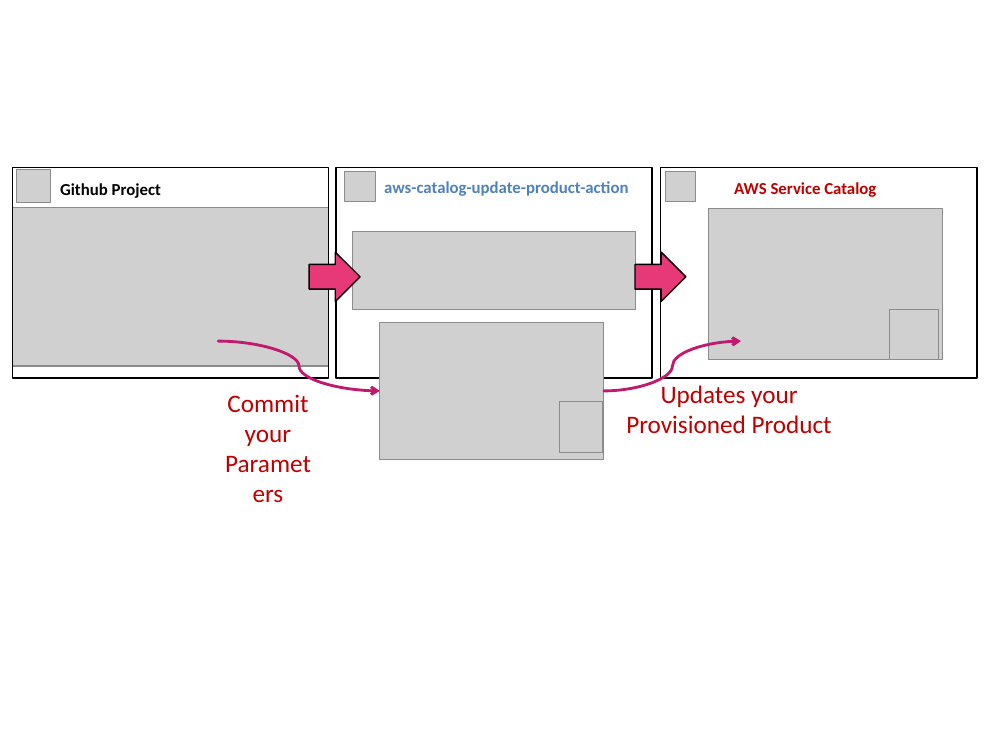
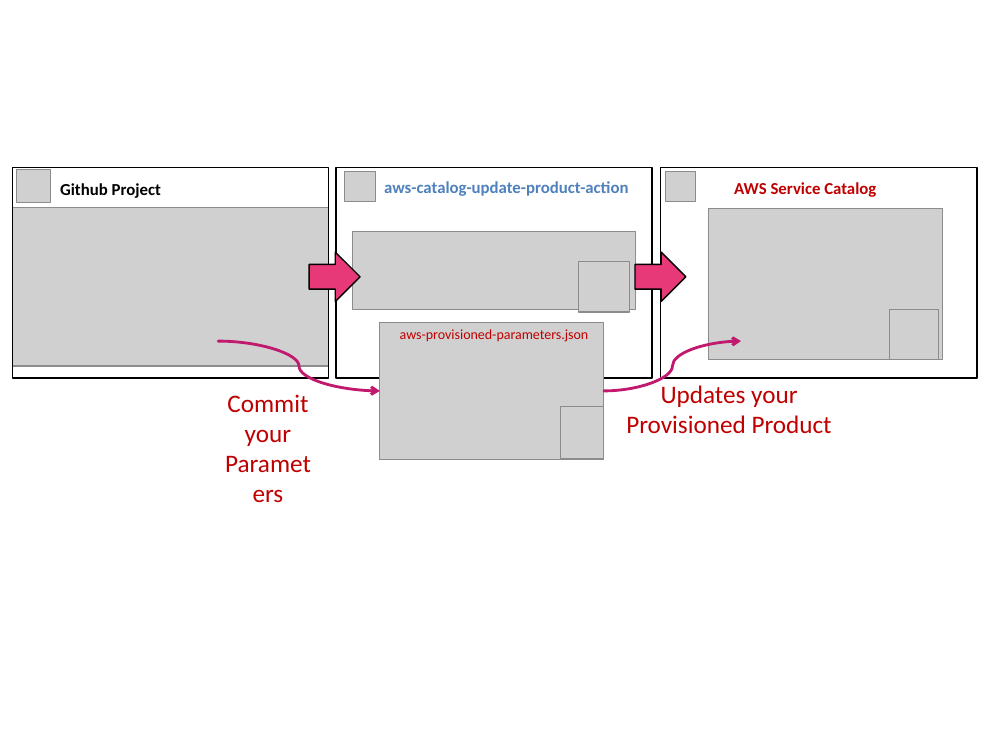
Before and after one commit to m-jonn/aws-catalog-update-product-action, a slide deck: slide 1 of docs/use-case.pptx. Drawn at 1008x756 pixels with LibreOffice and Linux fonts; fonts in the diff are those of the drawing; grey boxes stand for pictures. Boxes give left, top, right and bottom in pixels: in the first picture for what was removed or moved away, otherwise in the second. Text is boxed around its words. In the diff, an @@ line names an element or a change of style, - is before the commit and + after.

```diff
--- a/docs/use-case.pptx
+++ b/docs/use-case.pptx
@@ picture added at <box>579,262,629,312</box> @@
@@ text added at <box>400,329,589,342</box>, 10 pt, text #C00000 @@
+aws-provisioned-parameters.json
@@ picture: place and size @@
-picture at <box>559,401,603,453</box>
+picture at <box>560,407,604,459</box>
```
Also in this commit, not shown: 1 other file.
